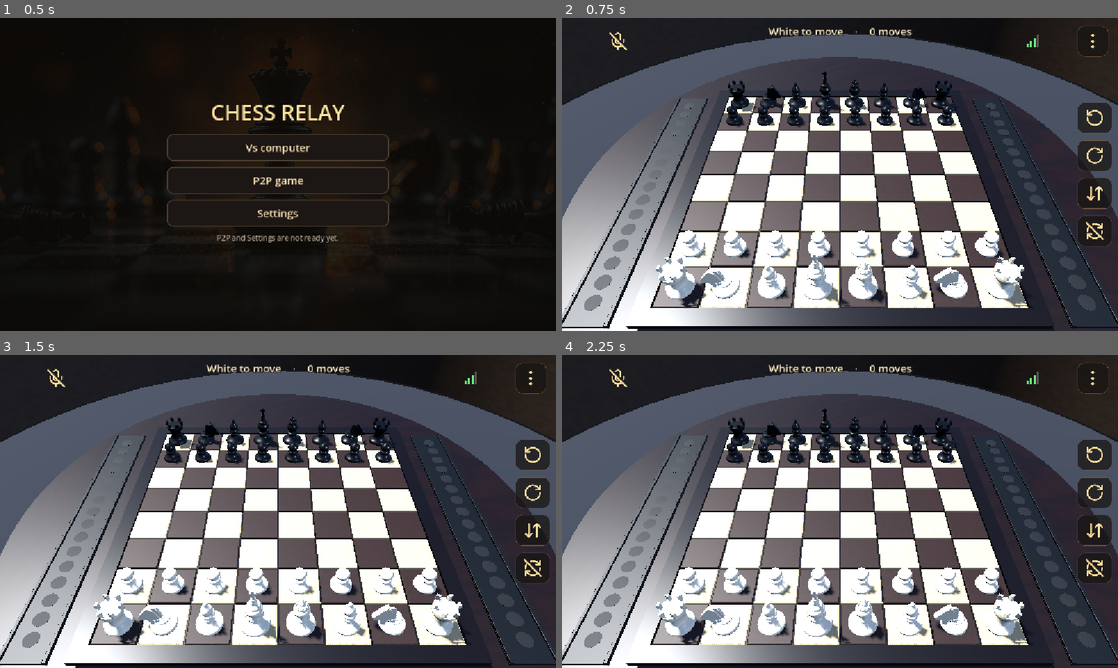
Above: before the commit, frames 1-4 (two rows, left to right).
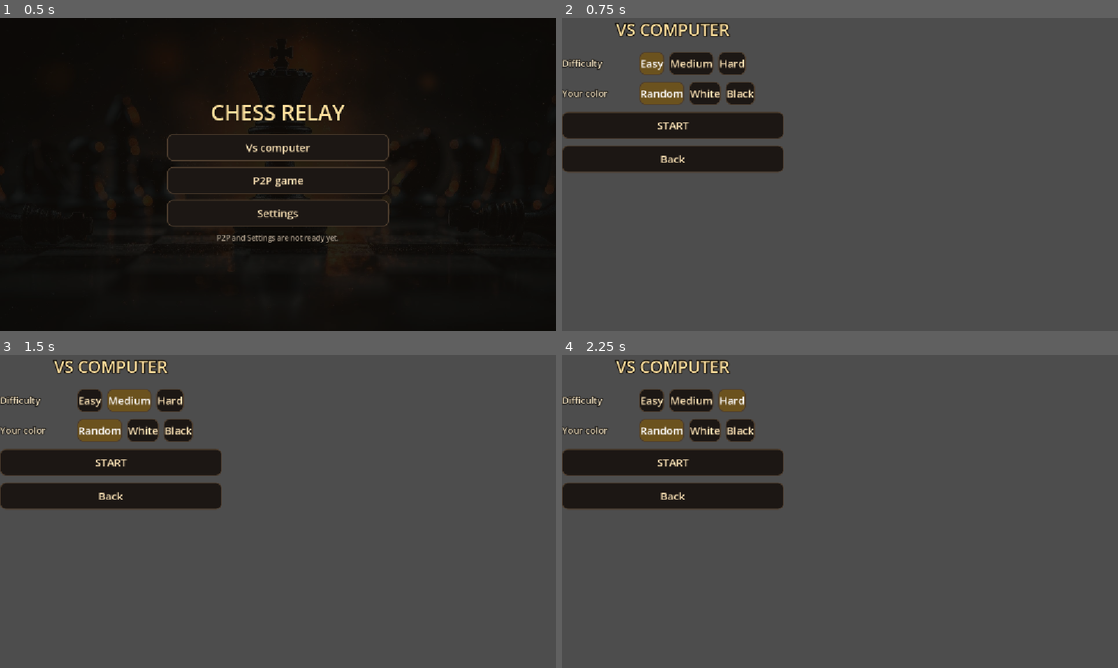
Above: after the commit, the same moments.

Repository: shedrackgodstime/chess-relay
Game: Godot game, scene res://home.tscn
Same seed, same stepped clock (60 frames per second), same inputs: the game is played once before the commit and once after it.
Inputs (mouse positions are in pixels of both pictures, inside the frame that each line leads up to):
- Up to frame 1 (0.5 s): no input
- Up to frame 2 (0.75 s): click "Vs computer" at 0.5 s
- Up to frame 3 (1.5 s): click (127, 401) at 1.25 s, where only the run after the commit has a clickable "Medium"
- Up to frame 4 (2.25 s): click (734, 401) at 2 s, where only the run after the commit has a clickable "Hard"

Frame 1 is identical in both runs. In frame 2, 83% of the frame differs, in the area x 0-100%, y 0-100%; in frame 3, 83%; in frame 4, 83%.

Commit message:
Add the lobby for a computer game: difficulty, side, start
Home asks what kind of game; this asks how this one goes. It asks three things and
hands them over, and tries to be nothing else. A lobby that also wants to be a settings
screen and a room browser and a chat window is four screens wearing one name, and the
P2P work will want a clean place to sit.

Difficulty and side are rows of buttons, not dropdowns. Every option is visible at once,
so the panel is read rather than opened, and the chosen one is visibly chosen rather
than hidden behind a tap. Each row is labelled, since three unlabelled boxes do not ask
a question.

MatchConfig is the seam between the lobby and the game: they are separate scenes with no
object in common, so the choices live in one small static holder. It holds only what the
player chose and never any game state, so the game stays the only source of truth for a
match and nothing about a half-started lobby can leak into one.

Random is resolved in the lobby, before the board exists, and Main reads the side before
it aims the camera and places pieces. The first frame is therefore already correct and
the board is never seen turning around after it appears, which is the difference between
a side chosen and a side applied.

Difficulty is UI only and is not acted on: the AI plays a random legal move whatever it
says. It is left visible and unbacked, and that is the honest state of it. This is the
one place where shipping a visible lie is a real risk, because it is the most prominent
control on the panel and a player who picks Hard and loses to nonsense will conclude the
game is broken. The search behind it is next, and it has to move off the main thread when
it arrives since choose_move is synchronous.

One trap worth recording: marking the chosen option originally indexed a row's children
directly, and the caption is the first child, so every option was marked one along. It
is fixed by counting Buttons instead, so the caption's position is not part of the answer
and adding a label to a row cannot silently shift every choice after it.

Diff:
--- /dev/null
+++ b/lobby.tscn
@@ -0,0 +1,10 @@
+[gd_scene format=3]
+
+[ext_resource type="Script" path="res://ui/lobby_screen.gd" id="1_ll2xe"]
+
+[node name="Lobby" type="Control"]
+layout_mode = 3
+anchors_preset = 0
+anchor_right = 1.0
+anchor_bottom = 1.0
+script = ExtResource("1_ll2xe")
--- a/main.gd
+++ b/main.gd
@@ -121,6 +121,10 @@
 
 
 func _ready() -> void:
+	# First, because the camera is aimed from the side and the pieces are placed into
+	# it: adopting the lobby's choice afterwards would aim the camera for the wrong
+	# player and then have to turn it.
+	_adopt_match_config()
 	frame_board()
 	game.reset()
 	game.moved.connect(_on_game_moved)
@@ -241,6 +245,18 @@
 			holder.add_child(view)
 			view.position = BoardMesh.square_position(file, rank)
 			pieces[Vector2i(file, rank)] = view
+
+
+## Applies what the lobby decided.
+##
+## Called before the board is built, so the first frame is already correct for whoever
+## is playing. The side is read rather than flipped in the lobby because the board is
+## built once and aimed from the player's side, and it is resolved before the lobby
+## leaves, so the picture a player arrives at is the picture they chose.
+func _adopt_match_config() -> void:
+	ai_opponent = true
+	if MatchConfig.side != MatchConfig.Difficulty.RANDOM_SIDE:
+		player_side = MatchConfig.side
 
 
 func _collect_pieces() -> void:
--- /dev/null
+++ b/match_config.gd
@@ -0,0 +1,53 @@
+class_name MatchConfig
+extends RefCounted
+
+## What the lobby decided, handed to the game when it loads.
+##
+## Static rather than passed through the scene tree, because the lobby and the game
+## are separate scenes and there is no object that exists in both. That is the whole
+## reason the lobby is its own scene, so it is worth being explicit: this is the seam
+## between them, and it holds only what was chosen rather than any game state, so the
+## game still decides everything about the match itself.
+##
+## Kept deliberately short. Every field here is a decision the player made in the
+## lobby and nothing else, because anything else would be a second source of truth for
+## something the game already knows.
+
+enum Difficulty { EASY, MEDIUM, HARD, RANDOM_SIDE }
+
+## Label to value, in the order the buttons appear. An array rather than a Dictionary
+## because a Dictionary has no reverse lookup, and matching a label back to the value
+## it means would otherwise be done by hand at every call site.
+const DIFFICULTY_LABELS := ["Easy", "Medium", "Hard"]
+const SIDE_LABELS := ["Random", "White", "Black"]
+
+## Values matching the label arrays above.
+const DIFFICULTY_VALUES := [Difficulty.EASY, Difficulty.MEDIUM, Difficulty.HARD]
+const SIDE_VALUES := [Difficulty.RANDOM_SIDE, BoardState.LIGHT, BoardState.DARK]
+
+## Which side the player takes. RANDOM_SIDE means the lobby resolves it before the
+## board exists, so the board is never seen flipping after it appears.
+static var side: int = Difficulty.RANDOM_SIDE
+
+## How hard the opponent should play. Carried through, and not yet acted on: the AI
+## plays a random legal move whatever this says.
+static var difficulty: int = Difficulty.EASY
+
+
+## The side actually used, with RANDOM_SIDE resolved once and then fixed.
+##
+## Resolving here rather than in the game keeps the board from being built for one
+## side and then turned around, and keeps the randomness in one place so a test can
+## seed it.
+static func resolve_side(rng: RandomNumberGenerator = null) -> int:
+	if side != Difficulty.RANDOM_SIDE:
+		return side
+	var source := rng if rng != null else RandomNumberGenerator.new()
+	return source.randi_range(BoardState.LIGHT, BoardState.DARK)
+
+
+## Puts both back to their defaults, so a second game cannot inherit the last one's
+## choices by accident.
+static func clear() -> void:
+	side = Difficulty.RANDOM_SIDE
+	difficulty = Difficulty.EASY
--- /dev/null
+++ b/tools/build_lobby_scene.gd
@@ -0,0 +1,46 @@
+extends SceneTree
+
+## Generates res://lobby.tscn: where a match is set up.
+##
+## Structure only, like the home scene. The screen builds its own rows and buttons in
+## _ready so the scene file never holds a copy of something a change of wording would
+## have to regenerate.
+##
+## The random per-node ids are stripped after saving, so regenerating an unchanged
+## scene produces no diff at all.
+
+const OUTPUT := "res://lobby.tscn"
+
+
+func _init() -> void:
+	var root := Control.new()
+	root.name = "Lobby"
+	root.set_anchors_preset(Control.PRESET_FULL_RECT)
+	root.set_script(load("res://ui/lobby_screen.gd"))
+
+	var packed := PackedScene.new()
+	var err := packed.pack(root)
+	if err != OK:
+		printerr("pack failed: %d" % err)
+		quit(1)
+		return
+	err = ResourceSaver.save(packed, OUTPUT)
+	if err != OK:
+		printerr("save failed: %d" % err)
+		quit(1)
+		return
+	_strip_unique_ids()
+
+	print("Wrote %s" % OUTPUT)
+	quit(0)
+
+
+## Removes the random per-node IDs Godot writes on every save. See build_home_scene.gd.
+static func _strip_unique_ids() -> void:
+	var source := FileAccess.get_file_as_string(OUTPUT)
+	var pattern := RegEx.new()
+	pattern.compile(" unique_id=\\d+")
+	var normalized := pattern.sub(source, "", true)
+	var file := FileAccess.open(OUTPUT, FileAccess.WRITE)
+	file.store_string(normalized)
+	file.close()
--- /dev/null
+++ b/tools/test_lobby.gd
@@ -0,0 +1,133 @@
+extends SceneTree
+
+## The lobby: where a match is set up.
+##
+## Separate from the home screen's tests because it is a different question. Home asks
+## what kind of game; the lobby asks how this one goes. A parse error here is a game
+## that cannot be started at all.
+
+var _failures := 0
+
+
+func _init() -> void:
+	var scene := (load("res://lobby.tscn") as PackedScene).instantiate()
+	root.add_child(scene)
+	await process_frame
+	await process_frame
+
+	_check("the scene boots", scene is LobbyScreen, "")
+	if not scene is LobbyScreen:
+		quit(1)
+		return
+	var lobby := scene as LobbyScreen
+	MatchConfig.clear()
+
+	_check("it says what kind of game this is",
+		(lobby.title_label as Label).text == "VS COMPUTER",
+		"title=%s" % (lobby.title_label as Label).text)
+
+	# Both questions must be asked, with every option visible at once. A dropdown hides
+	# what is currently chosen behind a tap, which is the thing a player most needs.
+	var difficulty: Array = []
+	for child in lobby.difficulty_group.get_children():
+		if child is Button:
+			difficulty.append((child as Button).text)
+	_check("difficulty offers Easy, Medium and Hard",
+		difficulty == ["Easy", "Medium", "Hard"], "%s" % str(difficulty))
+	var sides: Array = []
+	for child in lobby.side_group.get_children():
+		if child is Button:
+			sides.append((child as Button).text)
+	_check("your colour offers Random, White and Black",
+		sides == ["Random", "White", "Black"], "%s" % str(sides))
+
+	# Each row is labelled, so the buttons are not just three unlabelled boxes.
+	var captions: Array = []
+	for row in [lobby.difficulty_group, lobby.side_group]:
+		var caption := (row as HBoxContainer).get_node_or_null("%sLabel" % row.name) as Label
+		captions.append(caption.text if caption != null else "<none>")
+	_check("and both rows say what they are asking",
+		captions == ["Difficulty", "Your color"], "%s" % str(captions))
+
+	# The chosen option must be visible, or START uses something the player cannot see.
+	_check("something is chosen before anything is pressed",
+		_pressed_count(lobby.difficulty_group) == 1
+			and _pressed_count(lobby.side_group) == 1,
+		"difficulty=%d side=%d" % [_pressed_count(lobby.difficulty_group),
+			_pressed_count(lobby.side_group)])
+
+	# Choosing records it and moves the mark.
+	lobby.choose_difficulty(MatchConfig.Difficulty.HARD)
+	_check("difficulty is recorded", MatchConfig.difficulty == MatchConfig.Difficulty.HARD,
+		"difficulty=%d" % MatchConfig.difficulty)
+	_check("and the new one is the marked one",
+		_marked(lobby.difficulty_group) == "Hard",
+		"marked=%s" % _marked(lobby.difficulty_group))
+	lobby.choose_side(BoardState.DARK)
+	_check("side is recorded", MatchConfig.side == BoardState.DARK,
+		"side=%d" % MatchConfig.side)
+	_check("and shown", _marked(lobby.side_group) == "Black",
+		"marked=%s" % _marked(lobby.side_group))
+
+	# Random is a real choice, not a stand-in for undecided.
+	lobby.choose_side(MatchConfig.Difficulty.RANDOM_SIDE)
+	_check("random is stored as itself",
+		MatchConfig.side == MatchConfig.Difficulty.RANDOM_SIDE, "")
+	_check("and resolves to a real side", MatchConfig.resolve_side(
+			_seeded(0)) in [BoardState.LIGHT, BoardState.DARK], "")
+
+	# Starting hands over the side, already resolved.
+	lobby.choose_side(BoardState.DARK)
+	var started := {"count": 0, "side": -1}
+	lobby.start_requested.connect(func(side: int) -> void:
+		started["count"] += 1
+		started["side"] = side)
+	lobby.start()
+	_check("start asks for a game exactly once", int(started["count"]) == 1,
+		"count=%d" % int(started["count"]))
+	_check("and says which side the player has", int(started["side"]) == BoardState.DARK,
+		"side=%d" % int(started["side"]))
+
+	# Both scenes must exist, or the flow is a dead end.
+	_check("the lobby is reachable as a scene", ResourceLoader.exists("res://lobby.tscn"),
+		"")
+	_check("and the game is a scene of its own", ResourceLoader.exists("res://main.tscn"),
+		"")
+
+	MatchConfig.clear()
+	if _failures == 0:
+		print("lobby: all checks passed")
+	else:
+		printerr("lobby: %d check(s) failed" % _failures)
+	quit(1 if _failures > 0 else 0)
+
+
+## How many options in a row are currently marked.
+func _pressed_count(row: HBoxContainer) -> int:
+	var count := 0
+	for child in row.get_children():
+		if child is Button and (child as Button).button_pressed:
+			count += 1
+	return count
+
+
+## The label of whichever option is marked.
+func _marked(row: HBoxContainer) -> String:
+	for child in row.get_children():
+		if child is Button and (child as Button).button_pressed:
+			return (child as Button).text
+	return ""
+
+
+func _seeded(value: int) -> RandomNumberGenerator:
+	var rng := RandomNumberGenerator.new()
+	rng.seed = value
+	return rng
+
+
+func _check(label: String, ok: bool, detail: String = "") -> void:
+	if ok:
+		print("  ok   %s" % label)
+		return
+	_failures += 1
+	printerr("  FAIL %s  %s" % [label, detail])
--- a/ui/home_screen.gd
+++ b/ui/home_screen.gd
@@ -46,7 +46,8 @@
 
 func _ready() -> void:
 	build()
-	computer_button.pressed.connect(func() -> void: open_game())
+	computer_button.pressed.connect(func() -> void: get_tree().change_scene_to_file(
+		"res://lobby.tscn"))
 	p2p_button.pressed.connect(func() -> void: show_notice(
 		"P2P needs a transport, which is not built yet."))
 	settings_button.pressed.connect(func() -> void: show_notice(
@@ -56,7 +57,7 @@
 ## Loads the game. A separate scene rather than a layer over this one, so nothing of
 ## the board exists until a game is actually asked for.
 func open_game() -> void:
-	get_tree().change_scene_to_file("res://main.tscn")
+	get_tree().change_scene_to_file("res://lobby.tscn")
 
 
 func build() -> void:
--- /dev/null
+++ b/ui/lobby_screen.gd
@@ -0,0 +1,197 @@
+class_name LobbyScreen
+extends Control
+
+## Where a match is set up. Reached from the home screen, and the first thing that
+## knows a game is a computer game rather than another player.
+##
+## It asks three things and hands them over: how hard, which side, and go. Nothing
+## else, because a lobby that also tries to be a settings screen, a room browser and a
+## chat window is four screens wearing one name.
+##
+## The two choices are rows of buttons rather than dropdowns. Every option is visible
+## at once, so the panel is read rather than opened, and there is no state where a
+## player has expanded something to find out what it currently says.
+##
+## Difficulty is present and not yet acted on. It is honest about that in the row
+## itself rather than pretending, which is the same rule the home screen follows for
+## P2P and Settings.
+
+## Emitted with the side the player will play, since Random is resolved before the
+## board exists rather than by the board noticing later.
+signal start_requested(side: int)
+signal back_requested
+
+const TITLE := "VS COMPUTER"
+const COLUMN_WIDTH := 460.0
+
+
+@onready var column: VBoxContainer = %LobbyColumn
+@onready var title_label: Label = %LobbyTitle
+@onready var difficulty_group: HBoxContainer = %LobbyDifficulty
+@onready var side_group: HBoxContainer = %LobbySide
+@onready var start_button: Button = %LobbyStart
+@onready var back_button: Button = %LobbyBack
+
+
+func _ready() -> void:
+	build()
+	start_button.pressed.connect(func() -> void: start_requested.emit())
+	back_button.pressed.connect(func() -> void: back_requested.emit())
+	# Default selections, shown rather than assumed. A row with nothing chosen looks
+	# broken, and a player who has not chosen should still be able to press Start.
+	_choose_difficulty(MatchConfig.difficulty)
+	_choose_side(MatchConfig.side)
+
+
+func build() -> void:
+	column = VBoxContainer.new()
+	column.name = "LobbyColumn"
+	column.unique_name_in_owner = true
+	column.alignment = BoxContainer.ALIGNMENT_CENTER
+	column.add_theme_constant_override("separation", 14)
+	add_child(column)
+
+	title_label = Label.new()
+	title_label.name = "LobbyTitle"
+	title_label.unique_name_in_owner = true
+	title_label.text = TITLE
+	title_label.horizontal_alignment = HORIZONTAL_ALIGNMENT_CENTER
+	title_label.custom_minimum_size = Vector2(COLUMN_WIDTH, 56.0)
+	title_label.add_theme_font_size_override("font_size", 34)
+	title_label.add_theme_color_override("font_color", Color(1.0, 0.88, 0.62))
+	title_label.add_theme_color_override("font_outline_color", Color(0.05, 0.04, 0.03))
+	title_label.add_theme_constant_override("outline_size", 8)
+	column.add_child(title_label)
+
+	# Each question is a label on the left and its options on the right, so the panel
+	# reads as a form: something to decide, then the ways to decide it.
+	difficulty_group = _row("LobbyDifficulty", "Difficulty", column)
+	for i in MatchConfig.DIFFICULTY_LABELS.size():
+		var name: String = MatchConfig.DIFFICULTY_LABELS[i]
+		var button := _choice(difficulty_group, "Diff%s" % name, name)
+		var value: int = MatchConfig.DIFFICULTY_VALUES[i]
+		button.pressed.connect(func() -> void: choose_difficulty(value))
+
+	side_group = _row("LobbySide", "Your color", column)
+	for i in MatchConfig.SIDE_LABELS.size():
+		var name: String = MatchConfig.SIDE_LABELS[i]
+		var button := _choice(side_group, "Side%s" % name, name)
+		var value: int = MatchConfig.SIDE_VALUES[i]
+		button.pressed.connect(func() -> void: choose_side(value))
+
+	start_button = _wide("LobbyStart", "START")
+	column.add_child(start_button)
+	back_button = _wide("LobbyBack", "Back")
+	column.add_child(back_button)
+
+
+## A labelled row of choices, added to the column as one unit so the form cannot end
+## up with a label beside the wrong set of buttons.
+func _row(node_name: String, label_text: String, into: Control) -> HBoxContainer:
+	var row := HBoxContainer.new()
+	row.name = node_name
+	row.unique_name_in_owner = true
+	row.add_theme_constant_override("separation", 10)
+	into.add_child(row)
+
+	var caption := Label.new()
+	caption.name = "%sLabel" % node_name
+	caption.text = label_text
+	caption.custom_minimum_size = Vector2(150.0, 48.0)
+	caption.vertical_alignment = VERTICAL_ALIGNMENT_CENTER
+	caption.add_theme_font_size_override("font_size", 19)
+	caption.add_theme_color_override("font_color", Color(0.92, 0.86, 0.74))
+	caption.add_theme_color_override("font_outline_color", Color(0.05, 0.04, 0.03))
+	caption.add_theme_constant_override("outline_size", 6)
+	row.add_child(caption)
+	return row
+
+
+func _wide(node_name: String, text: String) -> Button:
+	var button := Button.new()
+	button.name = node_name
+	button.unique_name_in_owner = true
+	button.text = text
+	button.focus_mode = Control.FOCUS_NONE
+	button.custom_minimum_size = Vector2(COLUMN_WIDTH, 56.0)
+	button.add_theme_font_size_override("font_size", 22)
+	button.add_theme_color_override("font_color", Color(1.0, 0.90, 0.72))
+	button.add_theme_color_override("font_hover_color", Color(1.0, 1.0, 1.0))
+	button.add_theme_stylebox_override("normal", _box(Color(0.11, 0.09, 0.08)))
+	button.add_theme_stylebox_override("hover", _box(Color(0.16, 0.13, 0.11)))
+	button.add_theme_stylebox_override("pressed", _box(Color(0.26, 0.20, 0.15)))
+	return button
+
+
+## One option in a row. A toggle rather than a plain button so the chosen one shows
+## as chosen: with three options and no selection the row reads as undecided, and a
+## player cannot tell what START will use.
+func _choice(parent: Control, node_name: String, text: String) -> Button:
+	var button := _wide(node_name, text)
+	button.toggle_mode = true
+	button.custom_minimum_size = Vector2(0.0, 48.0)
+	button.add_theme_stylebox_override("pressed", _box(Color(0.42, 0.32, 0.12)))
+	parent.add_child(button)
+	return button
+
+
+static func _box(tint: Color) -> StyleBoxFlat:
+	var box := StyleBoxFlat.new()
+	box.bg_color = tint
+	box.border_color = Color(0.30, 0.24, 0.18)
+	box.set_border_width_all(2)
+	box.set_corner_radius_all(12)
+	return box
+
+
+## Records the difficulty and shows which one is chosen.
+func choose_difficulty(value: int) -> void:
+	MatchConfig.difficulty = value
+	_choose_difficulty(value)
+
+
+## Records the side. Random is a real choice, not a placeholder for undecided, so it
+## is stored as itself and resolved later.
+func choose_side(value: int) -> void:
+	MatchConfig.side = value
+	_choose_side(value)
+
+
+## Shows a difficulty as chosen without recording it, so the screen can display a
+## stored decision without quietly rewriting the store on the way past.
+func _choose_difficulty(value: int) -> void:
+	var index := MatchConfig.DIFFICULTY_VALUES.find(value)
+	_mark(difficulty_group, MatchConfig.DIFFICULTY_LABELS[index]
+		if index >= 0 else "")
+
+
+func _choose_side(value: int) -> void:
+	var index := MatchConfig.SIDE_VALUES.find(value)
+	_mark(side_group, MatchConfig.SIDE_LABELS[index] if index >= 0 else "")
+
+
+## Marks whichever option is chosen, so the state is visible in one place and there is
+## no second copy of it to fall out of step.
+##
+## Counts only Buttons rather than indexing children: a row is a caption followed by
+## its options, and walking all children would make the caption's position part of the
+## answer, so adding a label to a row would silently shift every choice after it.
+func _mark(group: HBoxContainer, wanted: String) -> void:
+	if group == null:
+		return
+	for child in group.get_children():
+		if child is Button:
+			(child as Button).button_pressed = (child as Button).text == wanted
+
+
+## Walks back home, forgetting what was chosen, so a later game does not inherit it.
+func go_back() -> void:
+	back_requested.emit()
+
+
+## Starts the game, handing over what was chosen. Random is resolved here so the board
+## is built for the side it will actually be played from and is never seen turning
+## around after it appears.
+func start() -> void:
+	var chosen := MatchConfig.resolve_side()
+	start_requested.emit(chosen)
Not shown, changed: docs/BACKLOG.md
